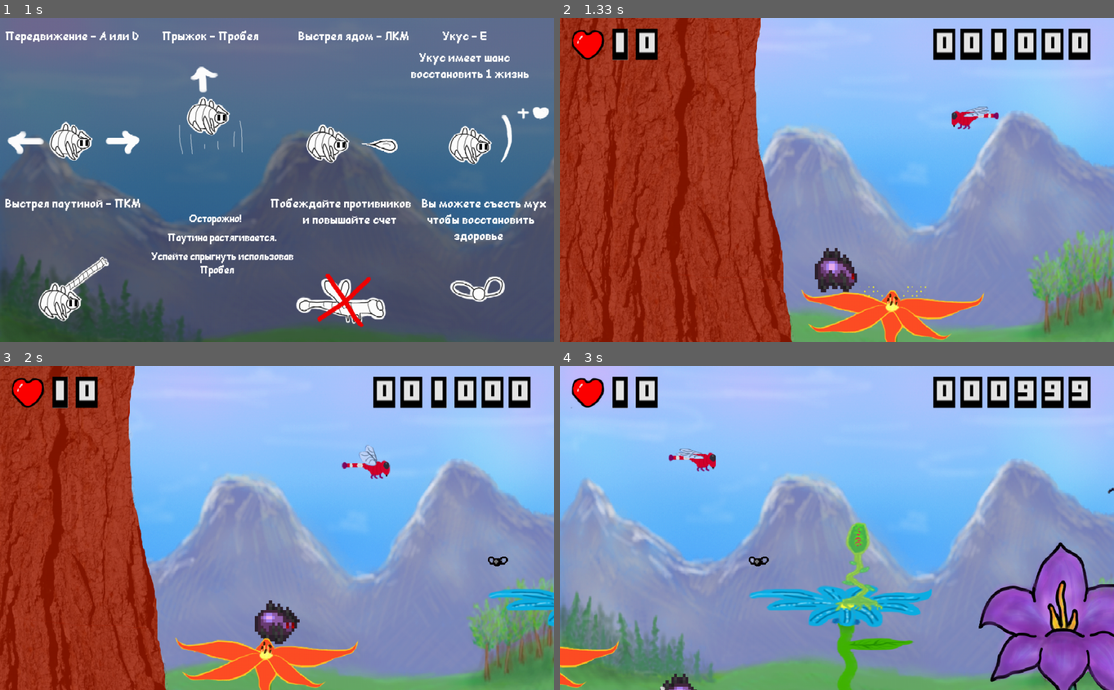
Above: before the commit, frames 1-4 (two rows, left to right).
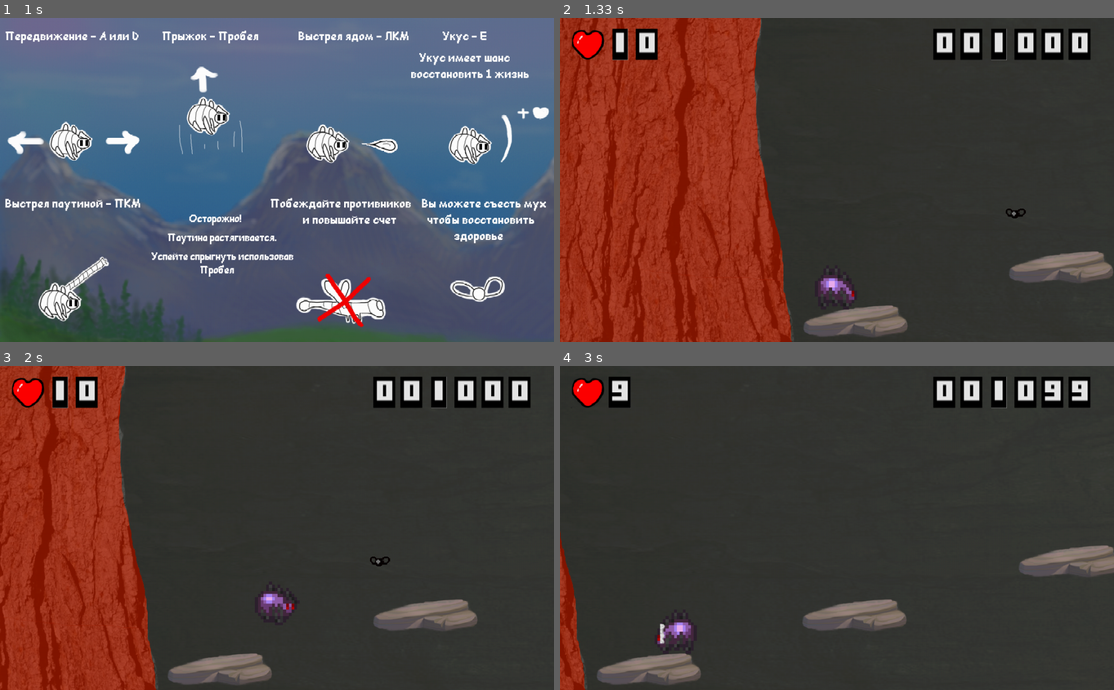
Above: after the commit, the same moments.

Repository: SwampWood/PyGame-shit
Game: pygame game, started from main.py
Two runs of this game, one before a commit and one after it. Both use one fixed random seed, a clock stepped at 60 frames per second and the inputs below.
Inputs (mouse positions are in pixels of both pictures, inside the frame that each line leads up to):
- Up to frame 1 (1 s): click (282, 299) at 0.38 s; click (282, 137) at 0.72 s
- Up to frame 2 (1.33 s): click (720, 180) at 1.05 s
- Up to frame 3 (2 s): hold D 1.33-1.8 s; tap E at 1.48, 1.98 s; hold D from 1.83 s (still down); tap Space at 1.9 s
- Up to frame 4 (3 s): tap Space at 2.2, 2.4, 2.7 s; release D at 2.3 s; hold A 2.33-2.87 s; tap B at 2.48 s; right-click (1041, 641) at 2.95 s

Frame 1 is identical in both runs. In frame 2, 60% of the frame differs, in the area x 35-100%, y 0-100%; in frame 3, 78%; in frame 4, 97%, in the area x 0-100%, y 0-100%.

Commit message:
Возможность загружать разные уровни

Diff:
--- /dev/null
+++ b/boss_map.txt
@@ -0,0 +1,11 @@
+enemy_flower = load_image('VenusFlyTrapAnimation.png')
+RockWall(-150, -20)
+TreeBorder()
+RockPlatform(20, 500)
+RockPlatform(400, 400)
+RockPlatform(800, 300)
+RockPlatform(1000, 500)
+RockPlatform(1000, 100)
+Fly(400, 350)
+positons = [(1200, 475, 40), (1200, 75, 40), (1300, 300, 40), (1500, 475, 40), (1500, 75, 40)]
+BossFirstPhase(1300, 300, positons)
--- a/main.py
+++ b/main.py
@@ -44,9 +44,9 @@
                                           image.get_size()[1] * (new_height + 100) / height))
 
 
-def create_map():
+def create_map(filename):
     # Здесь откроем файл с картой и добавим все объекты
-    with open('map.txt') as file:
+    with open(filename) as file:
         exec(file.read())
 
 
@@ -56,7 +56,7 @@
     current_UI = pygame.sprite.Group()
 
 
-def new_game():
+def new_game(filename):
     global all_sprites, all_enemies, all_allies, all_platforms, tree
     global system_bars, current_UI, horizontal_borders, player, score, background
     all_sprites = pygame.sprite.Group()
@@ -68,7 +68,7 @@
     horizontal_borders = pygame.sprite.Group()
     clear_UI()
     player = Spider()
-    create_map()
+    create_map(filename)
     Border(0, -2, 6624)
     Border(0, 700, 6624)
     HealthBar()
@@ -272,12 +272,12 @@
 
 
 class EndScreen:
-    def __init__(self):
+    def __init__(self, filename='map.txt'):
         global background
         background = pygame.transform.scale(load_image("Death_background.png"), (width, height))
         Text(496 - 25 * len(str(score.score)), 50, 150, str(score.score))
         Text(20, 250, 50, 'Вы погибли и не смогли отомстить за своего отца...')
-        Button(6, 500, 50, 500, 'Новая игра', func_=new_game)
+        Button(6, 500, 50, 500, 'Новая игра', func_=new_game(filename))
         Button(518, 500, 50, 500, 'Выйти из игры', func_=sys.exit)
 
 
@@ -339,13 +339,13 @@
 
 
 class StartScreen:
-    def __init__(self):
+    def __init__(self, filename='map.txt'):
         global background
         clear_UI()
         Text(400, 50, 50, 'PyGame-shit')
         Text(290, 100, 50, 'Отомсти за своего отца')
         background = pygame.transform.scale(load_image("Death_background.png"), (width, height))
-        Button(270, 200, 50, 500, 'Новая игра', func_=new_game)
+        Button(270, 200, 50, 500, 'Новая игра', func_=lambda: new_game(filename))
         Button(270, 300, 50, 500, 'Настройки', func_=lambda: Settings(StartScreen))
         Button(270, 400, 50, 500, 'Выйти из игры', func_=sys.exit)
 
@@ -1018,7 +1018,7 @@
 score = Score()
 camera = Camera()
 GetName()
-StartScreen()
+StartScreen('boss_map.txt')
 sound = pygame.mixer.Sound(os.path.join('data', 'music', 'background_music.mp3'))
 sound.set_volume(0.03)
 sound.play(-1)
@@ -1057,6 +1057,7 @@
 
         screen.blit(background, (0, 0))
         all_sprites.draw(screen)
+        all_allies.draw(screen)
         system_bars.draw(screen)
         score.update()
         all_sprites.update(pygame.key.get_pressed())
